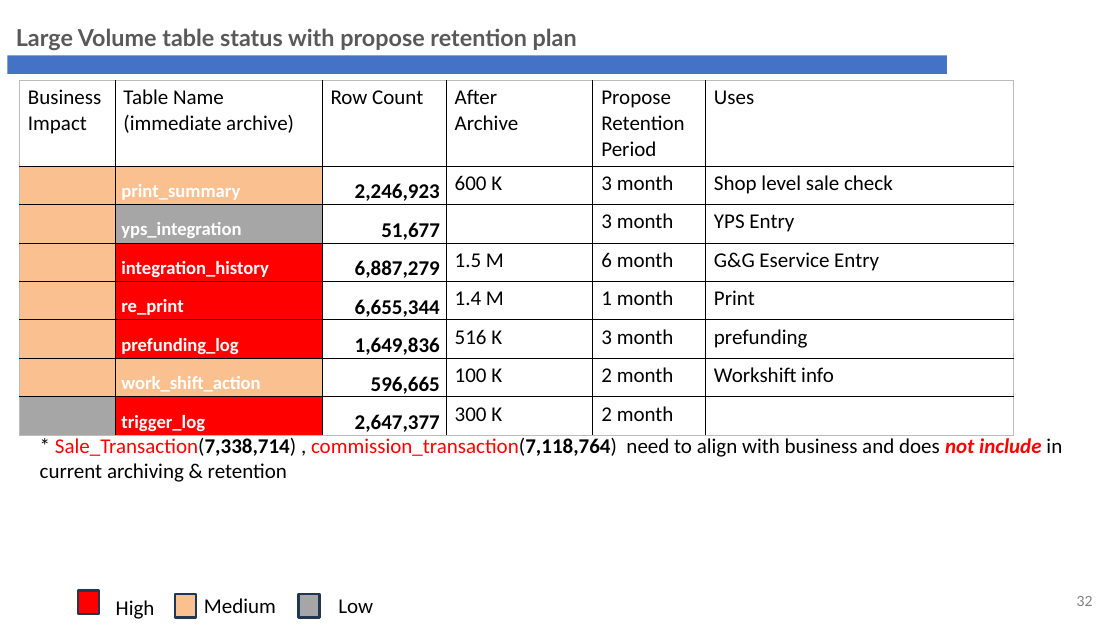
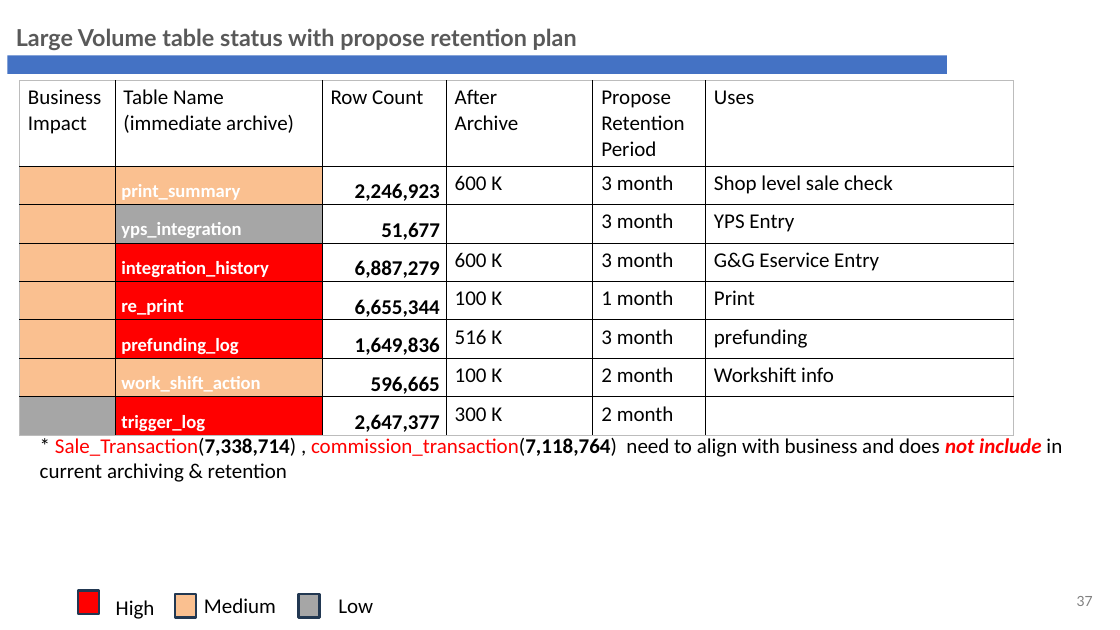
Before and after one commit to phyothuhan26/MySolutions, a slide deck: slide 37 of GandG_YPS/Presentation/G&G_Revamp_ARB.pptx (slide 32 before the commit). Drawn at 1120x630 pixels with LibreOffice and Linux fonts; fonts in the diff are those of the drawing; background and template pictures are left out. Boxes give left, top, right and bottom in pixels: in the first picture for what was removed or moved away, otherwise in the second. Text is boxed around its words. In the diff, an @@ line names an element or a change of style, - is before the commit and + after.

```diff
--- a/GandG_YPS/Presentation/G&G_Revamp_ARB.pptx
+++ b/GandG_YPS/Presentation/G&G_Revamp_ARB.pptx
@@ table at (19, 81, 1015, 440) @@
-row 4, column 4: 1.5 M
+row 4, column 4: 600 K
-row 4, column 5: 6 month
+row 4, column 5: 3 month
-row 5, column 4: 1.4 M
+row 5, column 4: 100 K
@@ page number at (1077, 596, 1093, 606): text changed @@
-32
+37
```
Also in this commit, not shown: 6 other slides changed, 5 slides added, 36 other files.
